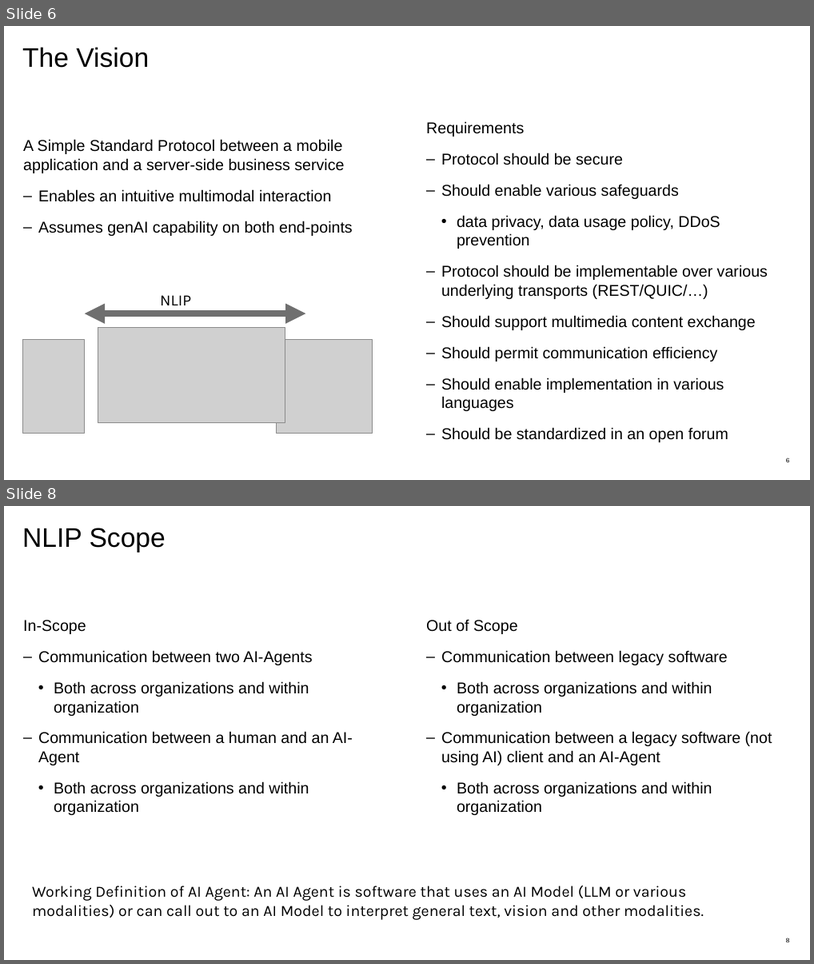
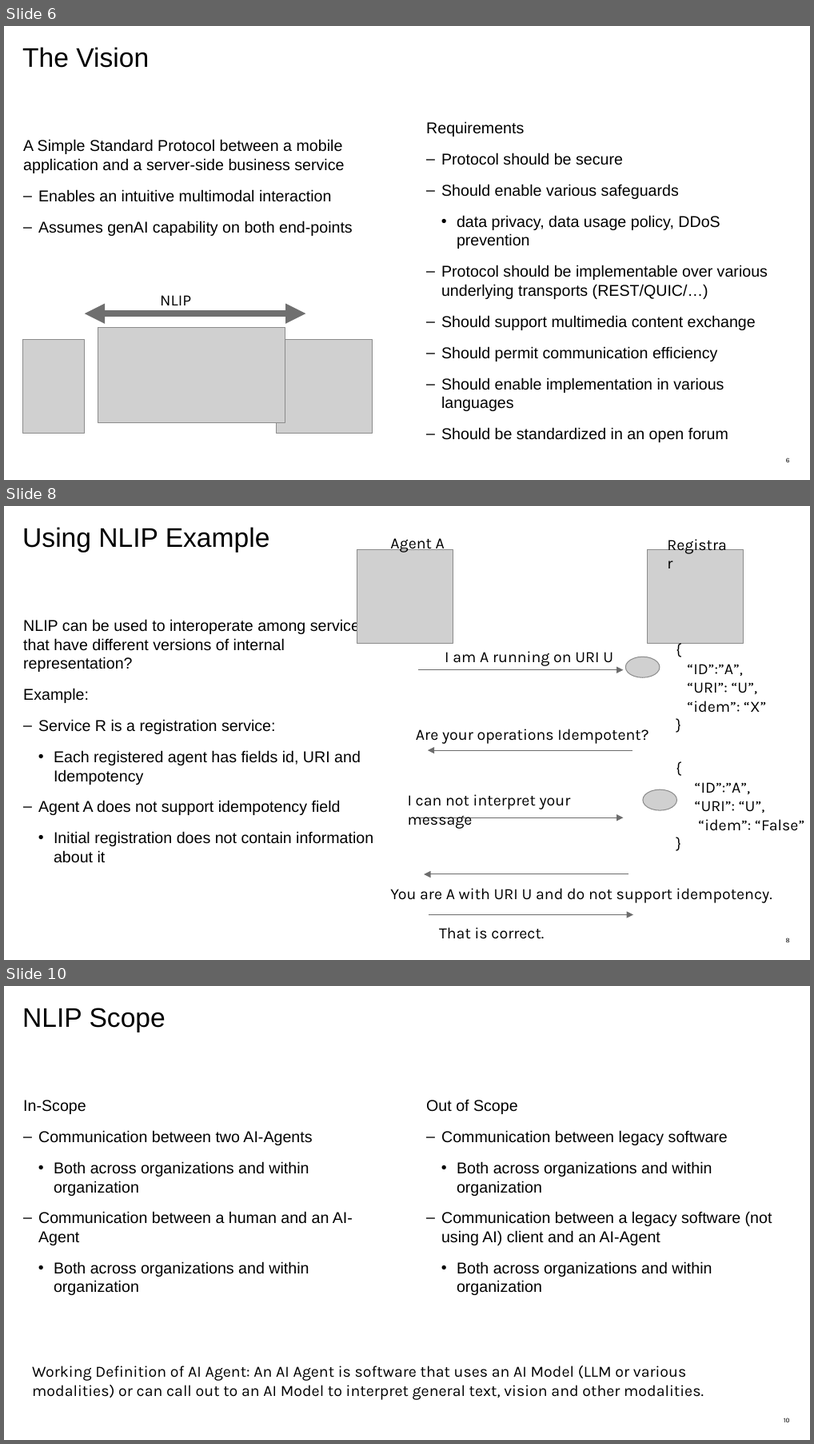
Before and after one commit to nlip-project/documents, a slide deck: NLIP_Briefer.pptx. Shown one above the other, each under a label of ours: slides 6 and 8 before the commit, slides 6, 8 and 10 after it; the slides between them are not shown. The pictures are 814x964 and 814x1444 pixels, drawn with LibreOffice and Linux fonts; fonts in the diff are those of the drawing; grey boxes stand for pictures. Boxes give left, top, right and bottom in pixels: in the first picture for what was removed or moved away, otherwise in the second. Text is boxed around its words. In the diff, an @@ line names an element or a change of style, - is before the commit and + after.

```diff
--- a/NLIP_Briefer.pptx
+++ b/NLIP_Briefer.pptx
@@ slide 8 added at (4,506,810,960), background #FFFFFF @@
@@ title added at (22,527,270,552), 24 pt, text #000000 @@
+Using NLIP Example
@@ picture added at (358,549,453,643) @@
@@ text added at (390,538,445,553), 14 pt, text #000000 @@
+Agent A
@@ picture added at (647,549,743,643) @@
@@ text added at (660,530,740,558), 14 pt, text #000000 @@
+Registrar
@@ text added at (23,619,374,863), 14 pt, text #000000 @@
+NLIP can be used to interoperate among services that have different versions of internal representation?
+Example:
+  – Service R is a registration service:
+    • Each registered agent has fields id, URI and Idempotency
+  – Agent A does not support idempotency field
+    • Initial registration does not contain information about it
@@ arrow added from (418, 670) to (623, 670), #6D6D6D 0.75 pt @@
@@ text added at (445,651,614,666), 14 pt, text #000000 @@
+I am A running on URI U
@@ picture added at (626,656,660,678) @@
@@ text added at (687,664,766,712), 14 pt, text #000000 @@
+{
+“ID”:”A”,
+“URI”: “U”,
+“idem”: “X”
+}
@@ text added at (416,728,649,744), 14 pt, text #000000 @@
+Are your operations Idempotent?
@@ arrow added from (633, 750) to (428, 750), #6D6D6D 0.75 pt @@
@@ picture added at (643,789,678,810) @@
@@ text added at (695,782,805,831), 14 pt, text #000000 @@
+{
+“ID”:”A”,
+“URI”: “U”,
+“idem”: “False”
+}
@@ text added at (408,794,571,828), 14 pt, text #000000 @@
+I can not interpret your message
@@ arrow added from (418, 817) to (623, 817), #6D6D6D 0.75 pt @@
@@ text added at (390,888,773,903), 14 pt, text #000000 @@
+You are A with URI U and do not support idempotency.
@@ arrow added from (629, 874) to (424, 874), #6D6D6D 0.75 pt @@
@@ arrow added from (429, 914) to (634, 914), #6D6D6D 0.75 pt @@
@@ text added at (439,927,544,939), 14 pt, text #000000 @@
+That is correct.
@@ page number added at (786,937,790,942), 6 pt, text #000000 @@
+8
@@ what was slide 8 is now slide 10 @@
@@ page number at (784,1417,790,1422): text changed @@
-8
+10
```
Also in this commit, not shown: 4 slides changed, 8 other slides added.
